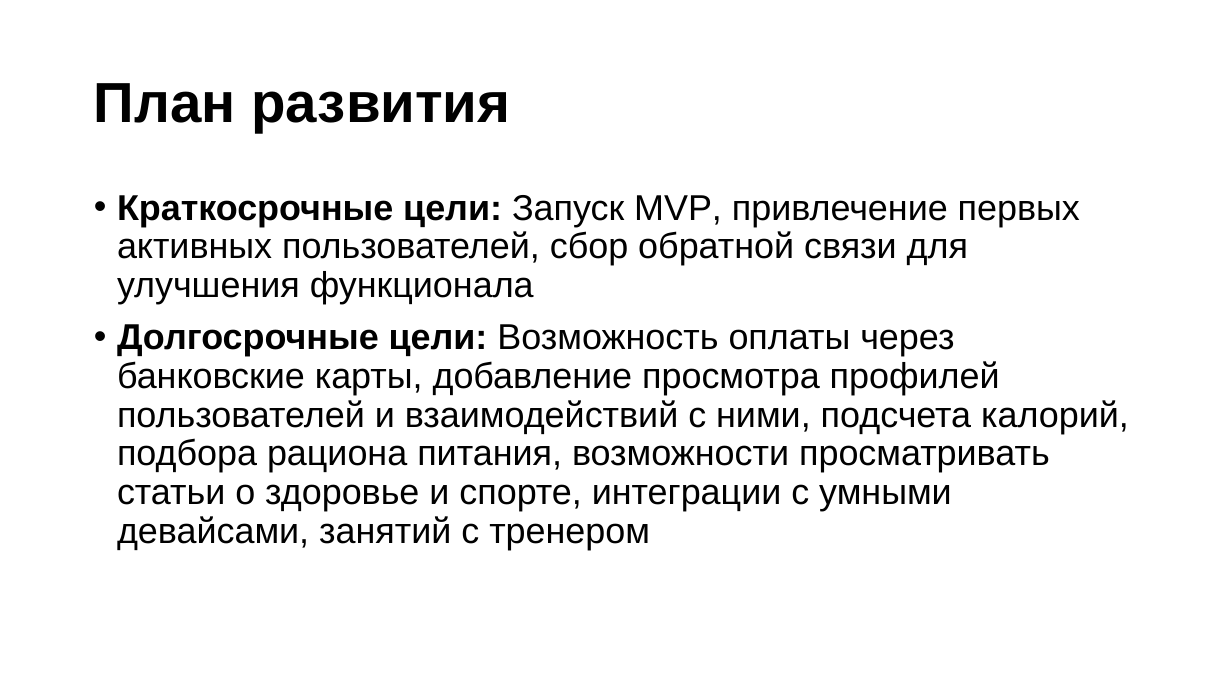
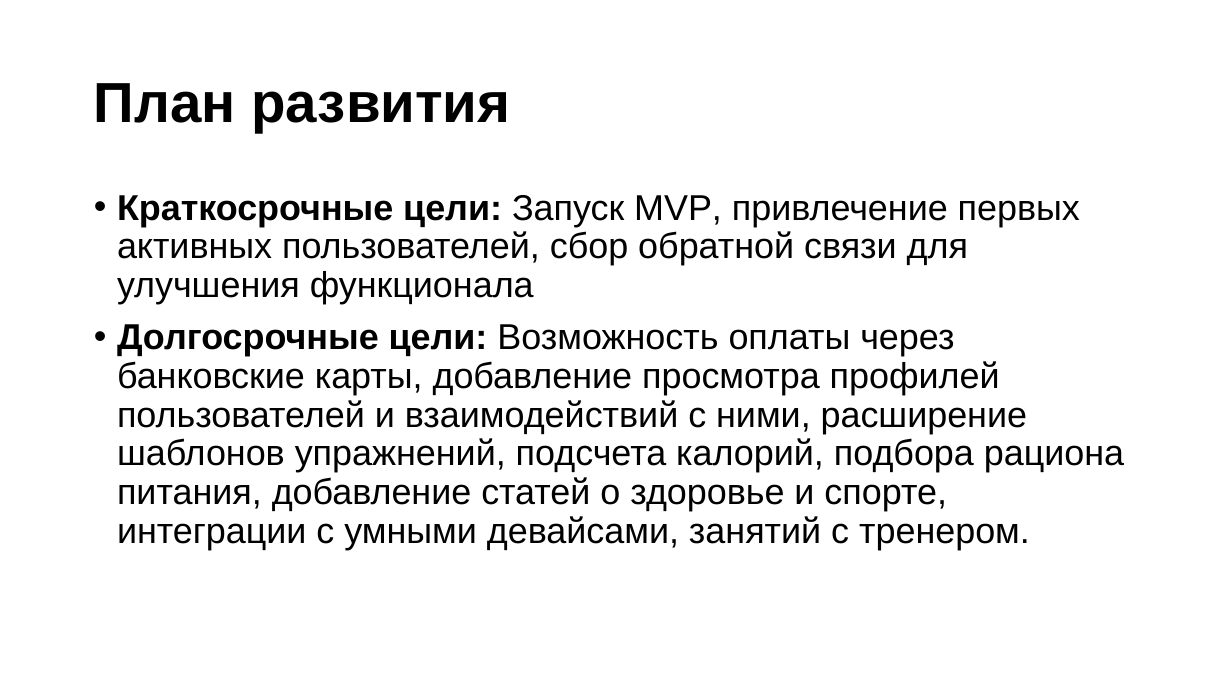
Before and after one commit to partickle/FitHub_Docs, a slide deck: slide 15 of Презентация технического задания.pptx (slide 13 before the commit). Drawn at 1232x693 pixels with LibreOffice and Linux fonts; fonts in the diff are those of the drawing. Boxes give left, top, right and bottom in pixels: in the first picture for what was removed or moved away, otherwise in the second. Text is boxed around its words. In the diff, an @@ line names an element or a change of style, - is before the commit and + after.

Commit message:
Update presentation v3

```diff
--- a/Презентация технического задания.pptx
+++ b/Презентация технического задания.pptx
@@ text at [117,324,1124,550]: text changed @@
-• Долгосрочные цели: Возможность оплаты через банковские карты, добавление просмотра профилей пользователей и взаимодействий с ними, подсчета калорий, подбора рациона питания, возможности просматривать статьи о здоровье и спорте, интеграции с умными девайсами, занятий с тренером
+• Долгосрочные цели: Возможность оплаты через банковские карты, добавление просмотра профилей пользователей и взаимодействий с ними, расширение шаблонов упражнений, подсчета калорий, подбора рациона питания, добавление статей о здоровье и спорте, интеграции с умными девайсами, занятий с тренером.
```
Also in this commit, not shown: 3 other slides changed, 2 slides added, 1 other file.
